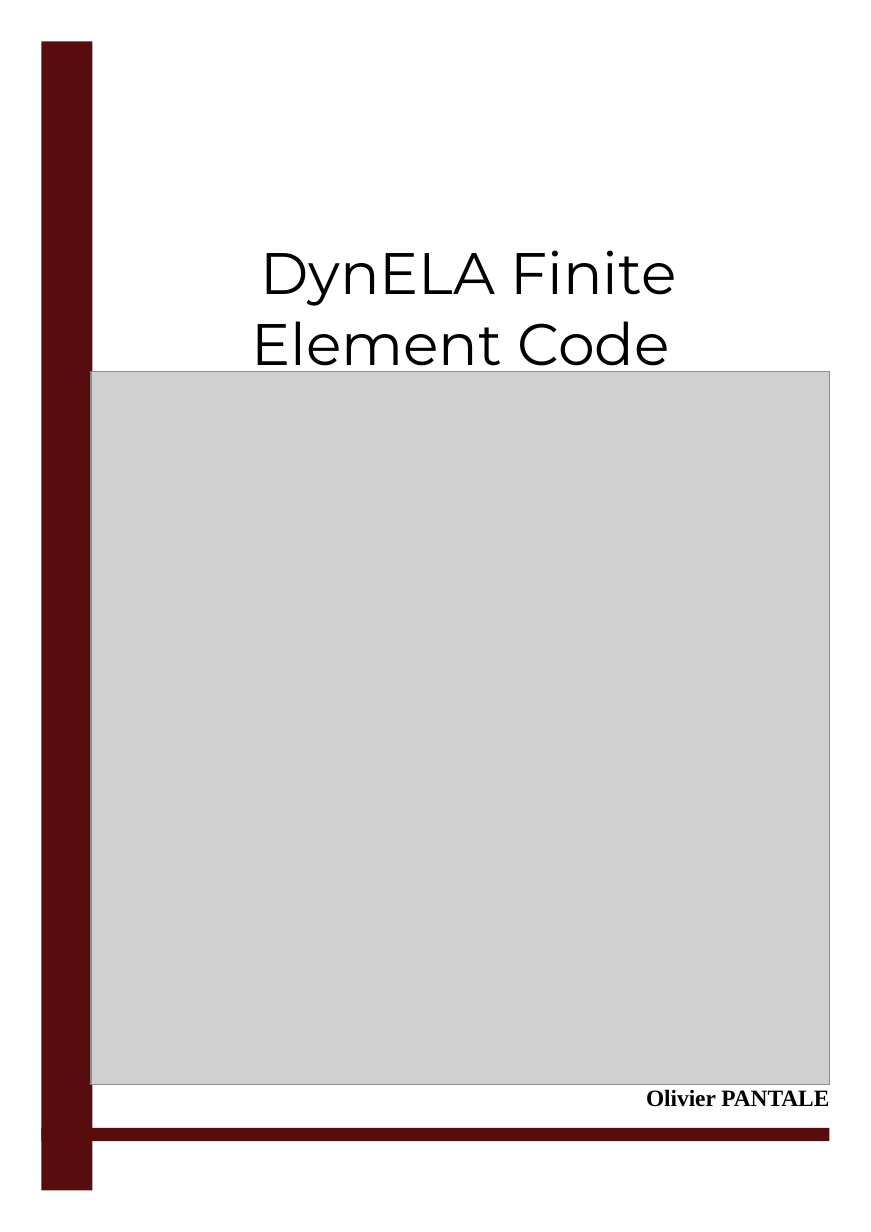
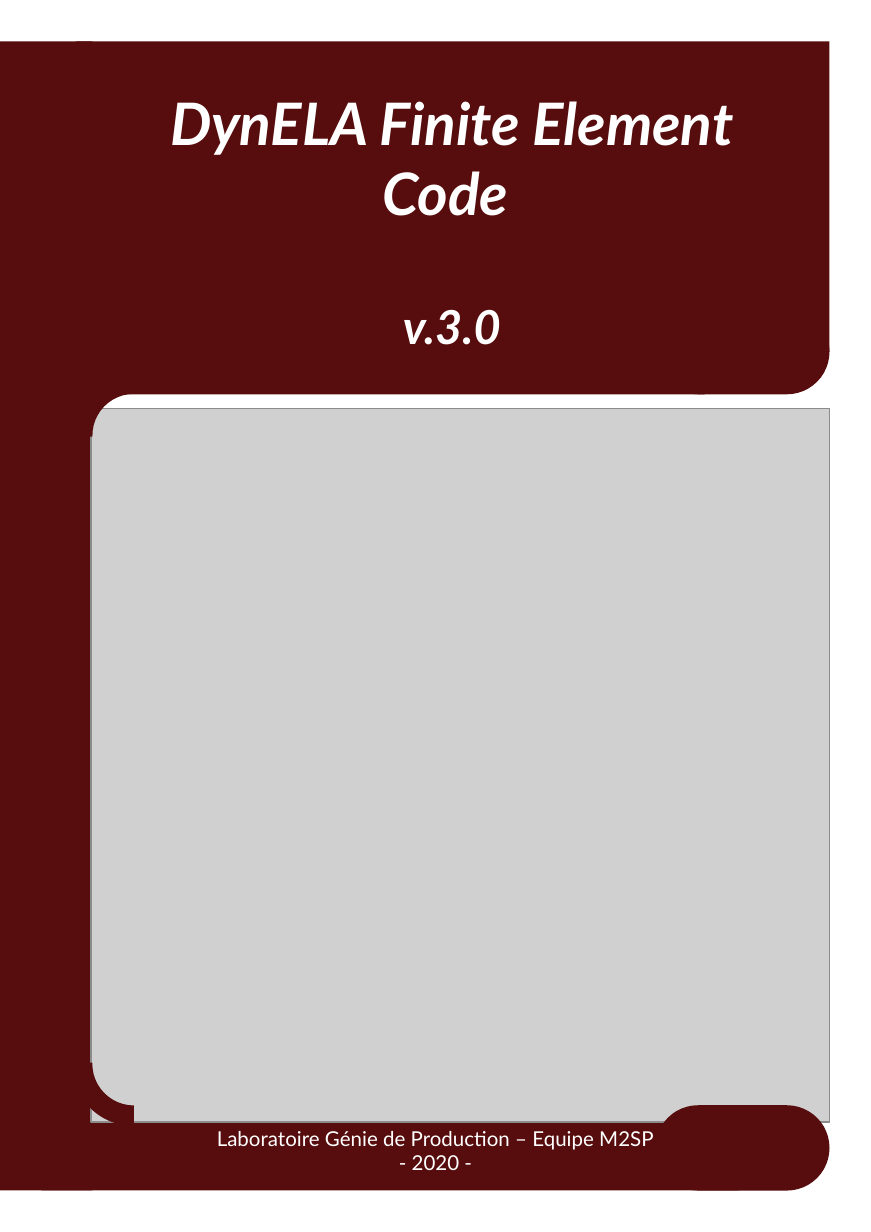
Before and after one commit to pantale/DynELA-v3.0, a slide deck: slide 1 of Documentation/pageGarde.odp. Drawn at 871x1232 pixels with LibreOffice and Linux fonts; fonts in the diff are those of the drawing; grey boxes stand for pictures. Boxes give left, top, right and bottom in pixels: in the first picture for what was removed or moved away, otherwise in the second. Text is boxed around its words. In the diff, an @@ line names an element or a change of style, - is before the commit and + after.

```diff
--- a/Documentation/pageGarde.odp
+++ b/Documentation/pageGarde.odp
@@ rectangle: place and size @@
-rectangle at (41, 41, 93, 1189)
+rectangle at (0, 41, 93, 1190)
@@ rectangle added at (76, 41, 829, 352), fill #570D0D @@
@@ text "DynELA Finite Element Code": place and size @@
-text "DynELA Finite Element Code" at (252, 250, 677, 452)
+text "DynELA Finite Element Code" at (170, 101, 733, 345)
@@ text "DynELA Finite Element Code" at (170, 101, 733, 345): font Montserrat to Lato, text colour #000000 to #FFFFFF, bold on, italic on; size 40 to 32 pt in "v.3.0" @@
@@ rectangle added at (76, 300, 705, 394), fill #570D0D @@
@@ rounded rectangle added at (655, 309, 829, 394), fill #570D0D @@
@@ arch (boxed as its full ring) added at (46, 347, 222, 523), fill #570D0D @@
@@ picture: place and size @@
-picture at (91, 371, 829, 1084)
+picture at (91, 409, 829, 1122)
@@ arch (boxed as its full ring) added at (46, 976, 222, 1152), fill #570D0D @@
@@ rectangle: place and size @@
-rectangle at (41, 1127, 829, 1141)
+rectangle at (41, 1105, 738, 1190)
@@ text removed at (646, 1089, 829, 1107) @@
-Olivier PANTALE
@@ rounded rectangle added at (655, 1105, 829, 1190), fill #570D0D @@
@@ text added at (217, 1131, 653, 1170), 14 pt, text #FFFFFF @@
+Laboratoire Génie de Production – Equipe M2SP
+- 2020 -
```
Also in this commit, not shown: 12 other files.
